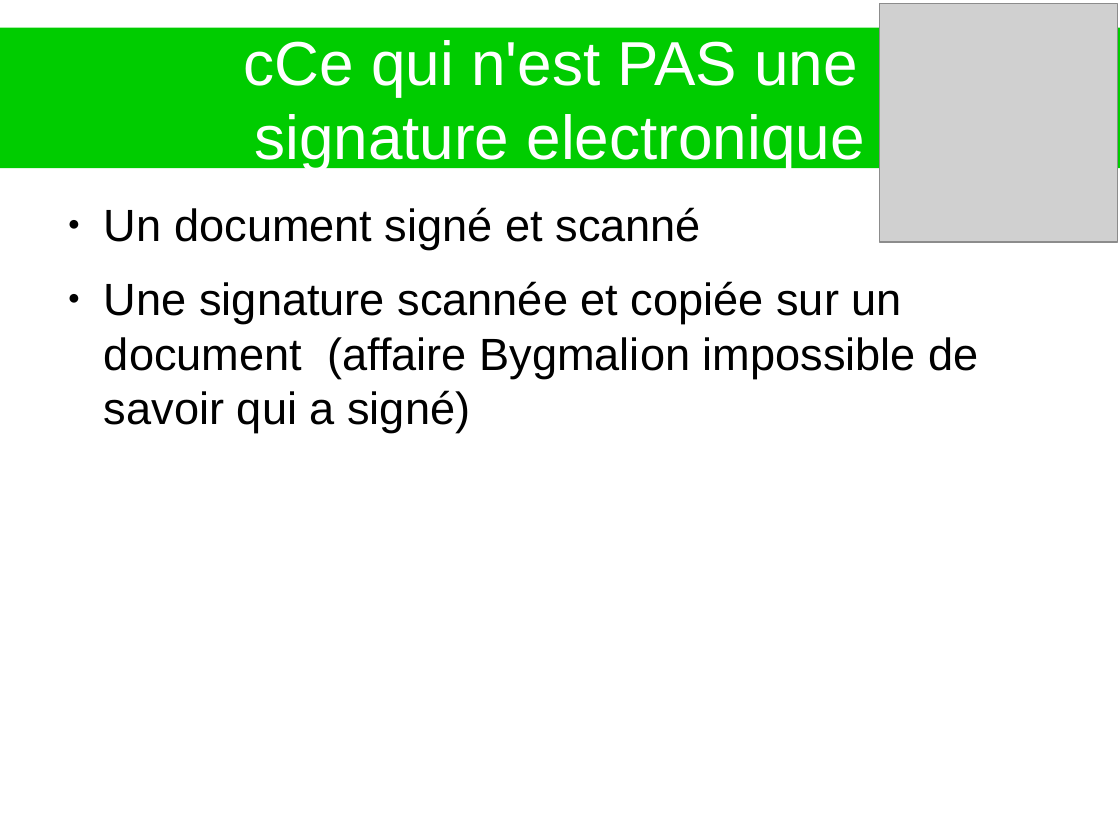
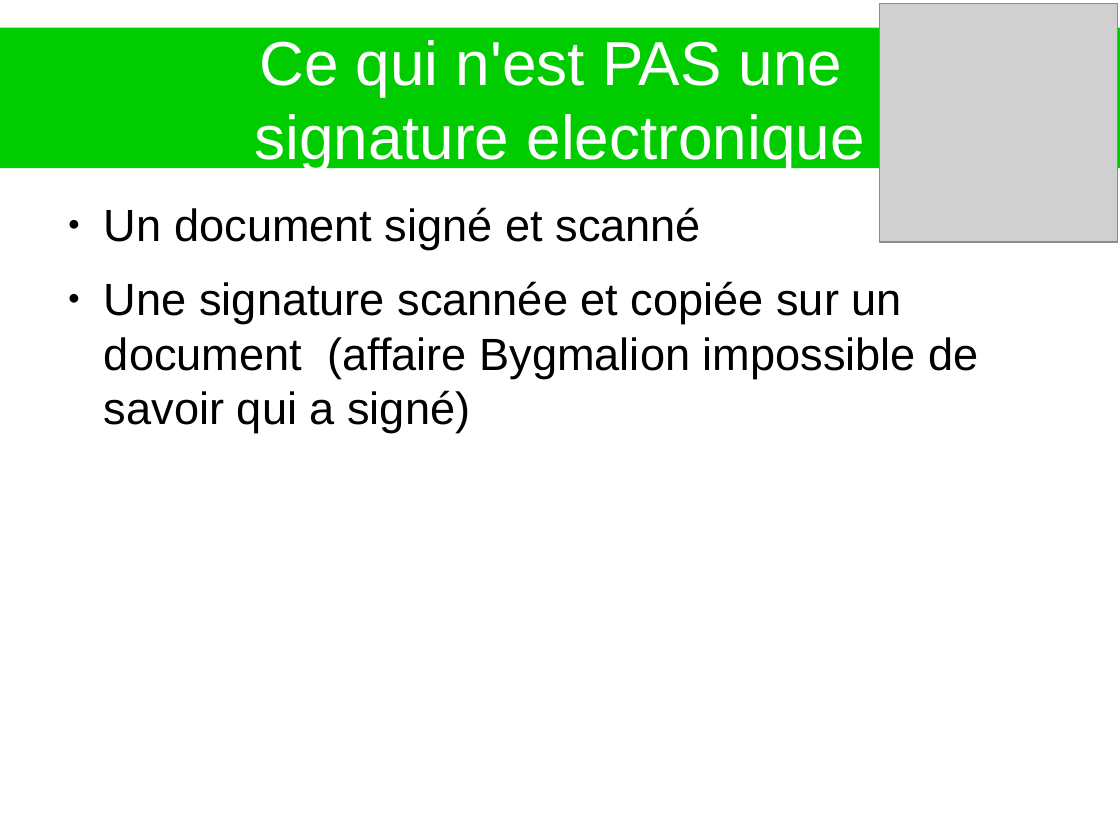
Before and after one commit to heylve/current, a slide deck: slide 3 of Presentations/SignatureElec.odp. Drawn at 1120x840 pixels with LibreOffice and Linux fonts; fonts in the diff are those of the drawing; grey boxes stand for pictures. Boxes give left, top, right and bottom in pixels: in the first picture for what was removed or moved away, otherwise in the second. Text is boxed around its words. In the diff, an @@ line names an element or a change of style, - is before the commit and + after.

```diff
--- a/Presentations/SignatureElec.odp
+++ b/Presentations/SignatureElec.odp
@@ title at [254,40,865,171]: text changed @@
-cCe qui n'est PAS une
-signature electronique
+Ce qui n'est PAS une
+signature electronique
```
Also in this commit, not shown: 2 slides added.
